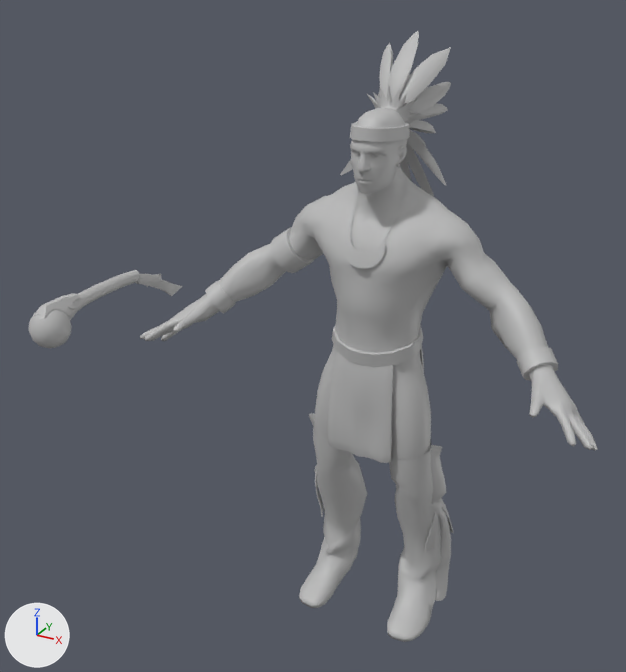
Before and after pictures for a commit that changed the FBX model Assets/Resources/Character/Pine/Models/Pine.fbx.
Rendered twice from a 50 mm lens placed at (1.045, -2.244, 2.175), pointed at (-0.154, -0.065, 1.085). Every picture has the same lights, and +X, +Y and +Z are marked at lower left. Where no turn or scale is listed for an object, it has been applied to the vertices.

The first picture shows 'ArmRing', 'Belt', 'Body', 'Feather', 'Feather_Large', 'Pants_Left', 'Pants_Right', 'Skirt_Front', 'Weapon01', 'WeaponFeather01'.
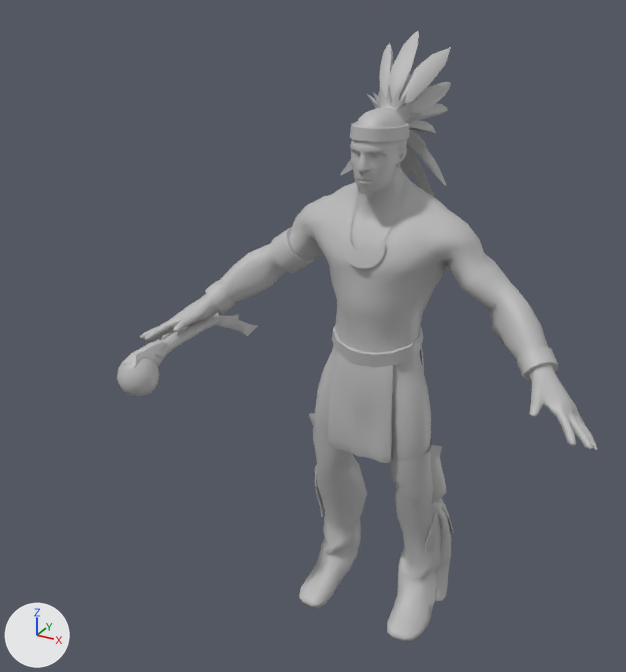
Where the newer file only moved an object's origin or applied its transform, the numbers keep the older frame.

What differs and where, as boxes (x1, y1, x2, y2) in the pictures (626 x 672 px):
'Weapon01', deleted
    before: (29, 270, 139, 348)
'NMainCharacter_04:Weapon01', added
    after: (117, 313, 219, 397)
'WeaponFeather01', deleted
    before: (137, 274, 183, 296)
'NMainCharacter_04:WeaponFeather01', added
    after: (217, 315, 257, 336)

What the commit changed:
Mesh me_mesh_018_1 is new.
It has 54 vertices, 41 faces and spans x 0.0..0.028, y 0.058..0.285, z -0.229..-0.095.
It uses material mat_skin (grey #bcbcbc).
Mesh me_mesh_017_1 is new.
It has 415 vertices, 488 faces and spans x -0.065..0.065, y -0.427..0.062, z -0.203..-0.058.
It uses material mat_feather1 (grey #bcbcbc).
Mesh me_mesh_019_1 is new.
It has 87 vertices, 72 faces and spans x -0.029..0.004, y 0.055..0.23, z -0.182..-0.098.
It uses material mat_skin (grey #bcbcbc).
Object 'WeaponFeather01' (ob_weaponfeather01) is deleted.
Object 'WeaponRing01' (ob_weaponring01) is deleted.
Object 'Weapon01' (ob_weapon01) is deleted.
Object 'NMainCharacter_04:WeaponFeather01' (ob_nmaincharacter_04_weaponfeather01) is new; it shows me_mesh_018_1.
Its location is (-0.591, -0.028, 1.121).
Object 'NMainCharacter_04:Weapon01' (ob_nmaincharacter_04_weapon01) is new; it shows me_mesh_017_1.
Its location is (-0.591, -0.028, 1.121).
Object 'NMainCharacter_04:WeaponFeather02' (ob_nmaincharacter_04_weaponfeather02) is new; it shows me_mesh_019_1.
Its location is (-0.591, -0.028, 1.121).
